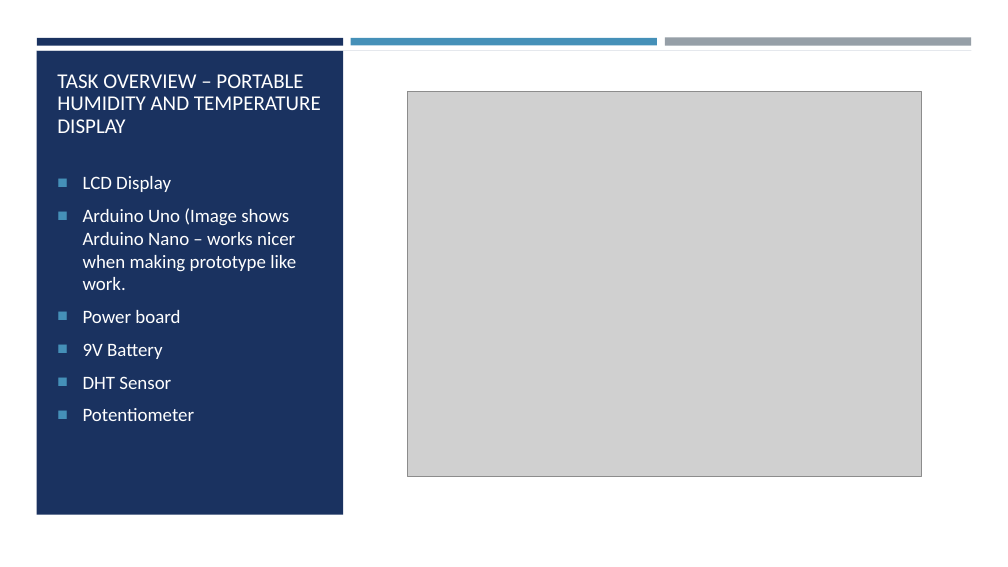
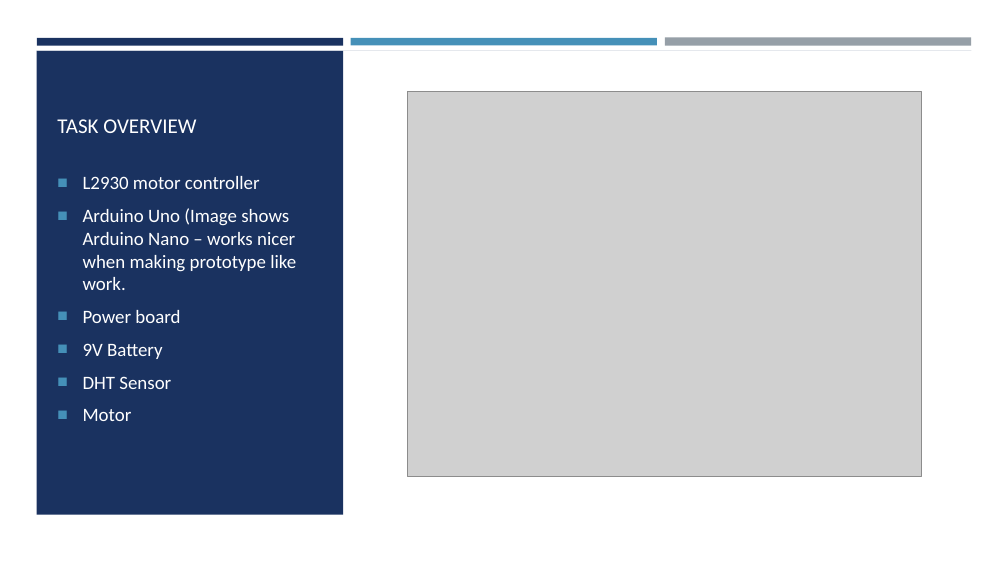
Before and after one commit to ECURobotics/Arduino_Workshop, a slide deck: slide 5 of Thursday/Arduino Workshop (Thursday).pptx (slide 6 before the commit). Drawn at 1008x567 pixels with LibreOffice and Linux fonts; fonts in the diff are those of the drawing; grey boxes stand for pictures. Boxes give left, top, right and bottom in pixels: in the first picture for what was removed or moved away, otherwise in the second. Text is boxed around its words. In the diff, an @@ line names an element or a change of style, - is before the commit and + after.

```diff
--- a/Thursday/Arduino Workshop (Thursday).pptx
+++ b/Thursday/Arduino Workshop (Thursday).pptx
@@ title at (57,119,196,133): text changed @@
-TASK OVERVIEW – PORTABLE HUMIDITY AND TEMPERATURE DISPLAY
+TASK OVERVIEW
@@ text at (83,176,260,189): text changed @@
-■ LCD Display
+■ L2930 motor controller
@@ text at (83,409,132,421): text changed @@
-■ Potentiometer
+■ Motor
```
Also in this commit, not shown: 1 other slide changed, 2 slides added, 5 slides removed, 13 other files.
